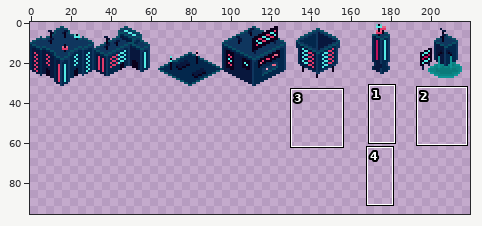
Pixel-art file, stored at bgj2024.2/graphics/Tiles/Buildings.aseprite. The first picture is a wide view before the edit; the outline marks the close-up.
Close-up. Before:
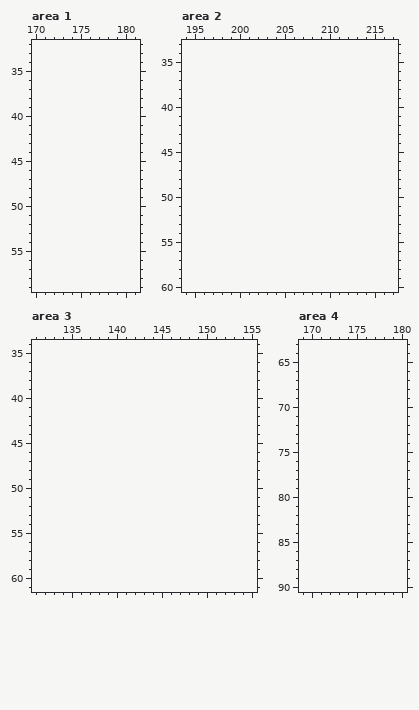
224x32 pixels, 1 frame. Shown: area 1: x 170..181, y 32..59; area 2: x 194..217, y 33..60; area 3: x 131..155, y 34..61; area 4: x 169..180, y 63..90. The old version is drawn lined up with the new one, on the new canvas. The wide view leaves out empty margins. The commit also changed other parts of the picture, which this record leaves out.
And afterwards:
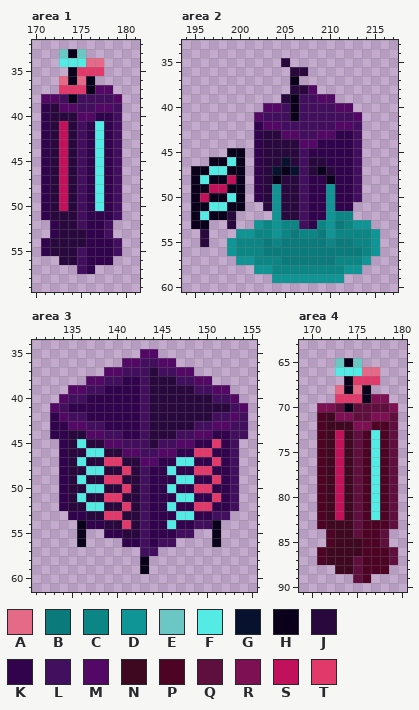
Palette (. is transparent): A #e46a87  B #0b7a7a  C #0c8585  D #0f9595  E #6bc7c3  F #53ebe4  G #06122e  H #0b001b  J #28083d  K #30034c  L #420f5e  M #520864  N #3d0820  P #4c0324  Q #5e0f3e  R #7d1052  S #c1115a  T #e13a6a
Edits made:
canvas 224x32 -> 224x96
Area 1:
y 33: x 173..175 ... -> EHE
y 34: x 173..177 ..... -> FFFAA
y 35: x 174..177 .... -> HTTT
y 36: x 173..176 .... -> AHAH
y 37: x 173..178 ...... -> TTTHMM
y 38: x 171..179 ......... -> MMLHLLLLM
y 39: x 171..179 ......... -> KJMMLLMML
y 40: x 171..179 ......... -> KJJJMMKKL
y 41..50: x 171..179 ......... -> KJSJLKFKL
y 51: x 171..179 ......... -> KJJJLKKKL
y 52: x 172..178 ....... -> KJJLKKL
y 53: x 172..178 ....... -> KJJJKKL
y 54: x 171..179 ......... -> KJJJJKKKL
y 55: x 171..179 ......... -> KJJJLKKKL
y 56: x 173..178 ...... -> JJLKKK
y 57: x 175..176 .. -> LK
Area 2:
y 35: x 205 . -> J
y 36: x 206..207 .. -> JJ
y 37: x 206 . -> H
y 38: x 206..208 ... -> JJM
y 39: x 205..210 ...... -> JHLLMM
y 40: x 203..212 .......... -> MMLHLLLLMM
y 41: x 202..213 ............ -> MLLLHLLLLLLM
y 42: x 202..213 ............ -> KMMLLLLLLMML
y 43: x 202..213 ............ -> KJJMMLLMMKKL
y 44: x 202..213 ............ -> KJJJJMMKKKKL
y 45: x 199..200 .. -> HH; x 202..213 ............ -> KJJJJLKKKKKL
y 46: x 197..200 .... -> HHFH; x 202..213 ............ -> KJJGJLJJKKKL
y 47: x 195..200 ...... -> HHFFHH; x 202..213 ............ -> KJGHGLJHJKKL
y 48: x 195..200 ...... -> HFHHSH; x 202..213 ............ -> KJHJJLKKHKKL
y 49: x 195..200 ...... -> HHSSHH; x 202..213 ............ -> KJDJJLKKDKKL
y 50: x 195..200 ...... -> HSHHFH; x 202..213 ............ -> KJDJJLKKDKKL
y 51: x 195..200 ...... -> HHFFHH; x 203..212 .......... -> JDJJLKKDKK
y 52: x 195..199 ..... -> HFHHJ; x 204..212 ......... -> DJJLKKDCC
y 53: x 195..196 .. -> HH; x 199 . -> J; x 202..214 ............. -> DCDCCLKCDBCDD
y 54: x 196 . -> J; x 200..215 ................ -> DDCCDCBCCBDCCCCD
y 55: x 196 . -> J; x 199..215 ................. -> DCCCBCBBBBBCBBCCD
y 56: x 199..215 ................. -> DCCCBBBBBBBBBBBCD
y 57: x 200..214 ............... -> DDCCCBBBBBBCCCD
y 58: x 202..213 ............ -> DDCCCCCCCCDD
y 59: x 204..211 ........ -> DDDDDDDD
Area 3:
y 35: x 143..144 .. -> MM
y 36: x 141..146 ...... -> MMLLMM
y 37: x 139..148 .......... -> MMLLLJLLMM
y 38: x 137..150 .............. -> MMLLKKLJJJLLMM
y 39: x 135..152 .................. -> MMLLKKKKLJJJJJLLMM
y 40: x 134..153 .................... -> MLLKKKKKKLJJJJJJJLLM
y 41: x 133..154 ...................... -> MLKKKKKKKKLJJJJJJJJJLM
y 42: x 133..154 ...................... -> KMLLKKKKKKLJJJJJJJLLML
y 43: x 133..154 ...................... -> KKMMLLKKKKLJJJJJLLMMLL
y 44: x 133..154 ...................... -> KKJJMMLLKKLJJJLLMMKKLL
y 45: x 134..153 .................... -> KJFJJMMLLLJLLMMKKTKL
y 46: x 134..153 .................... -> KJJFFJJMMLLMMKKTTKKL
y 47: x 134..153 .................... -> KJFJJTTJJMMKKFFKKTKL
y 48: x 134..153 .................... -> KJJFFJJTJLKKFKKTTKKL
y 49: x 134..153 .................... -> KJFJJTTJJLKKKFFKKTKL
y 50: x 134..153 .................... -> KJJFFJJTJLKKFKKTTKKL
y 51: x 134..153 .................... -> KJFJJTTJJLKKKFFKKTKL
y 52: x 134..153 .................... -> KJJFFJJTJLKKFKKTTKKL
y 53: x 135..152 .................. -> KKJJTTJJLKKKFFKKLL
y 54: x 136..151 ................ -> HKKJJTJLKKFKKLLH
y 55: x 136 . -> H; x 139..148 .......... -> KKJJLKKKLL; x 151 . -> H
y 56: x 136 . -> H; x 141..146 ...... -> KKLKLL; x 151 . -> H
y 57: x 143..144 .. -> LL
y 58..59: x 143 . -> H
Area 4:
y 65: x 173..175 ... -> EHE
y 66: x 173..177 ..... -> FFFAA
y 67: x 174..177 .... -> HTTT
y 68: x 173..176 .... -> AHAH
y 69: x 173..178 ...... -> TTTHRR
y 70: x 171..179 ......... -> RRQHQQQQR
y 71: x 171..179 ......... -> PNRRQQRRQ
y 72: x 171..179 ......... -> PNNNRRPPQ
y 73..82: x 171..179 ......... -> PNSNQPFPQ
y 83: x 171..179 ......... -> PNNNQPPPQ
y 84: x 172..178 ....... -> PNNQPPQ
y 85: x 172..178 ....... -> PNNNPPQ
y 86: x 171..179 ......... -> PNNNNPPPQ
y 87: x 171..179 ......... -> PNNNQPPPQ
y 88: x 173..178 ...... -> NNQPPP
y 89: x 175..176 .. -> QP
Pixel boxes of the changes (left, top, right, bottom) in both close-ups:
added: (41, 49, 122, 274)
added: (191, 58, 380, 283)
added: (50, 349, 248, 574)
added: (317, 358, 398, 583)
